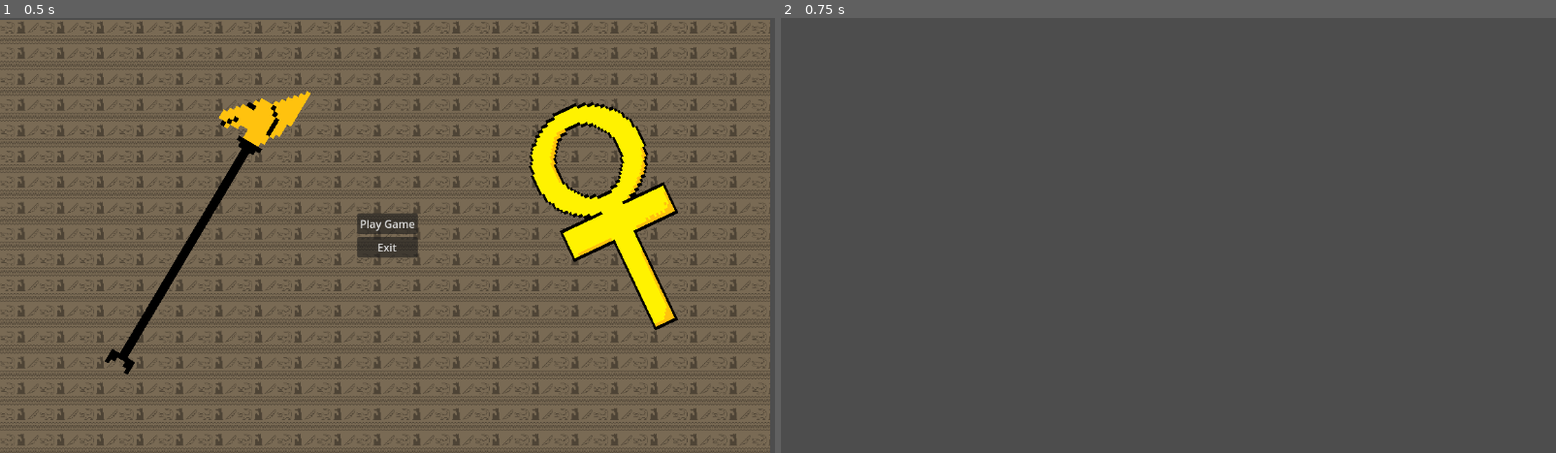
Above: before the commit, frames 1-2 (left to right).
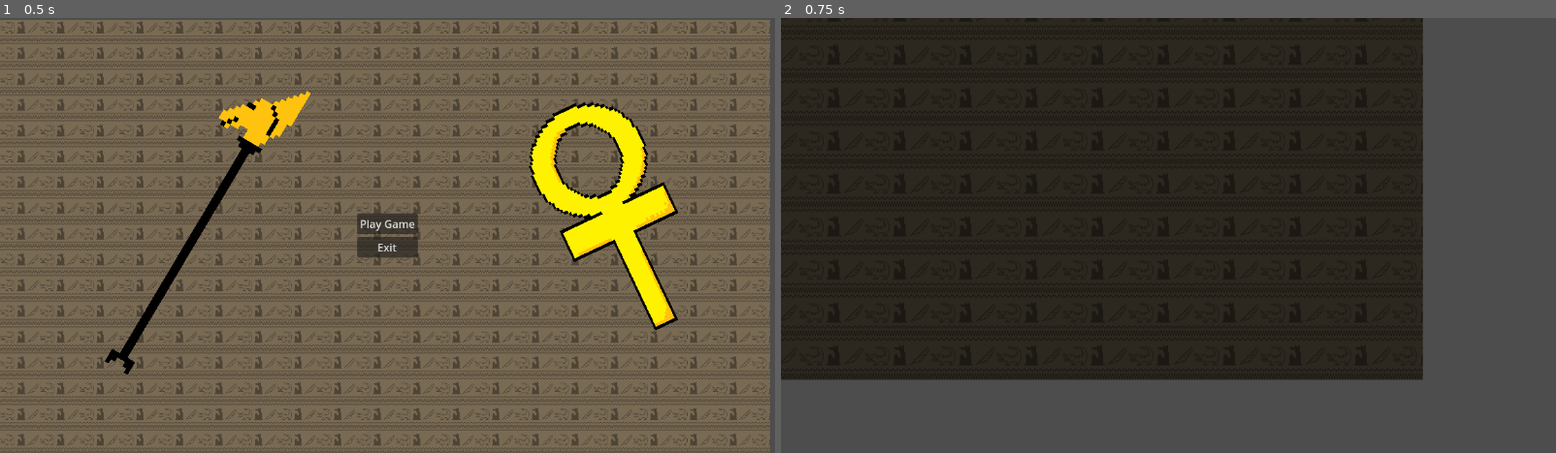
Above: after the commit, the same moments.

Repository: OwlGifter/Weightless
Game: Godot game, scene res://Scenes/title_screen.tscn
Same seed, same stepped clock (60 frames per second), same inputs: the game is played once before the commit and once after it.
Inputs:
- Up to frame 1 (0.5 s): no input
- Up to frame 2 (0.75 s): click "Play Game" at 0.5 s

Frame 1 is identical in both runs. In frame 2, 69% of the frame differs, in the area x 0-83%, y 0-84%.

Commit message:
Intro scene WIP
temporary test

Diff:
--- a/weightless/Scenes/intro_scene.tscn
+++ b/weightless/Scenes/intro_scene.tscn
@@ -1,3 +1,16 @@
-[gd_scene format=3 uid="uid://dmq8ce8dosyyh"]
+[gd_scene load_steps=3 format=3 uid="uid://dmq8ce8dosyyh"]
+
+[ext_resource type="Texture2D" uid="uid://bkkxqnas2mugv" path="res://background/hyroglyphs background.png" id="1_bbocs"]
+[ext_resource type="Texture2D" uid="uid://cltxot7c3xexb" path="res://art/TempAnubisIcon.png" id="2_lim1r"]
 
 [node name="Intro Scene" type="Node2D"]
+
+[node name="Sprite2D" type="Sprite2D" parent="."]
+modulate = Color(0.366595, 0.366595, 0.366595, 1)
+texture = ExtResource("1_bbocs")
+
+[node name="Sprite2D2" type="Sprite2D" parent="."]
+position = Vector2(-520, -47)
+scale = Vector2(1.56641, 1.56641)
+texture = ExtResource("2_lim1r")
+flip_h = true
Binary file added: weightless/Scenes/hyroglyphs_background.png
Not shown, added: weightless/Scenes/hyroglyphs_background.png.import
Binary file added: weightless/art/TempAnubisIcon.png
Not shown, added: weightless/art/TempAnubisIcon.png.import
